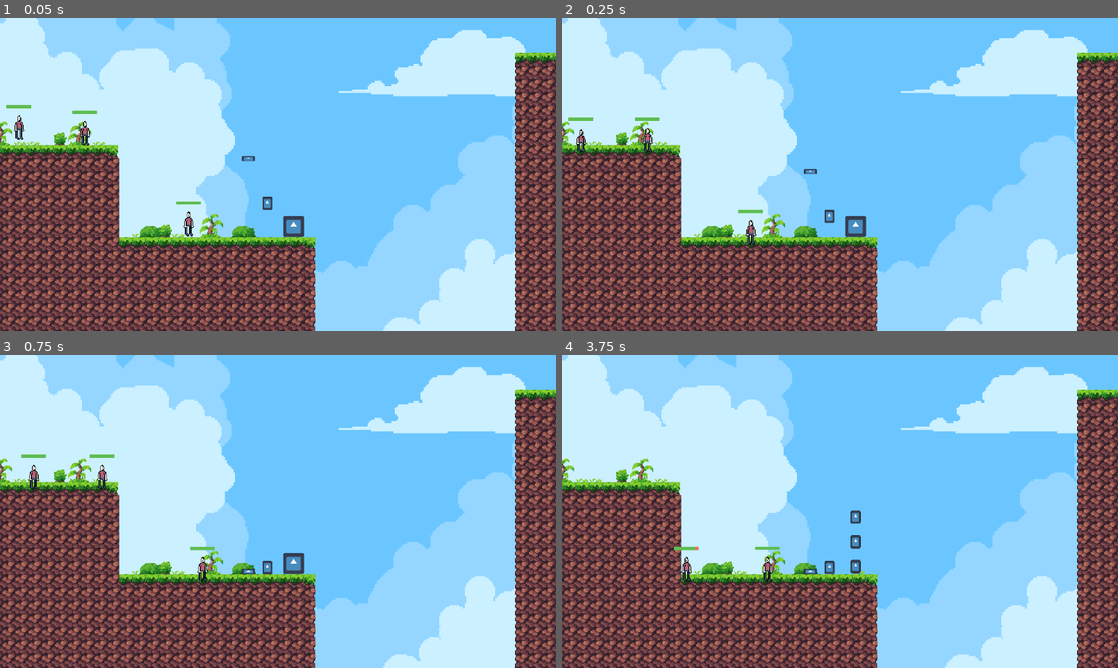
Above: before the commit, frames 1-4 (two rows, left to right).
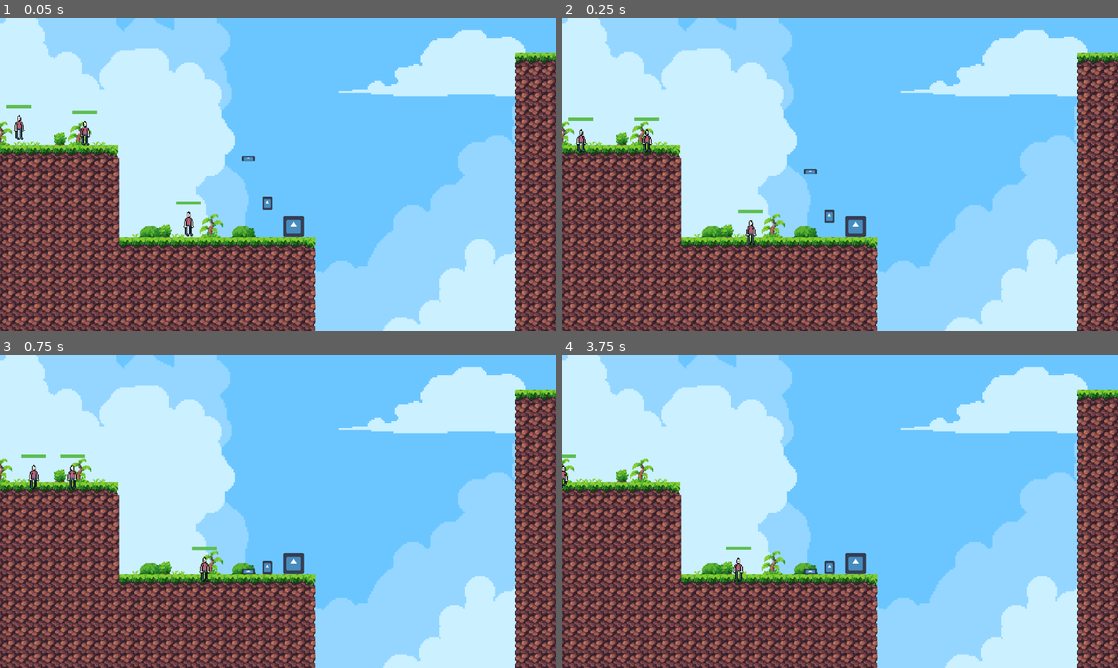
Above: after the commit, the same moments.

Repository: MichaelRRyan/ggj2024
Game: Godot game, scene res://gameplay/gameplay.tscn
Two runs of this game, one before a commit and one after it. Both use one fixed random seed, a clock stepped at 60 frames per second and the inputs below. The engine's default icon, where the game draws it, is replaced by a stand-in: a white triangle on a blue panel in a dark square.
Inputs (mouse positions are in pixels of both pictures, inside the frame that each line leads up to):
- Up to frame 1 (0.05 s): no input
- Up to frame 2 (0.25 s): no input
- Up to frame 3 (0.75 s): move the mouse to (250, 552) at 0.52 s; press the mouse at (250, 552) at 0.53 s
- Up to frame 4 (3.75 s): move the mouse to (684, 473) at 1.27 s; release the mouse at (684, 473) at 1.28 s; click (684, 473) at 1.35 s; move the mouse to (645, 473) at 2.02 s; press the mouse at (645, 473) at 2.03 s; move the mouse to (767, 567) at 2.77 s; release the mouse at (767, 567) at 2.78 s; click (767, 567) at 2.85 s; move the mouse to (828, 567) at 3.52 s; press the mouse at (828, 567) at 3.53 s

Frame 1 is identical in both runs. In frame 2, less than 0.1% of the frame differs, in the area x 13-18%, y 31-43%; in frame 3, 0.4%; in frame 4, 0.9%, in the area x 0-55%, y 31-73%.

Commit message:
Made tree targetting depend on a bool
exported has_axe bool will decide if tree is targeted

Diff:
--- a/Characters/basic-minion.gd
+++ b/Characters/basic-minion.gd
@@ -10,12 +10,12 @@
 @export var max_health : float = 10
 @export var _fall_dmg_thershold : float = 200.0
 @export var _fall_dmg_ratio : float = 0.01
+@export var has_axe : bool
 var _prev_velocity := Vector2.ZERO
 var _prev_is_on_floor = false
 var target
 var is_interacting : bool = false
 var has_task : bool = false
-var has_axe : bool = false
 var is_moving : bool = true
 var has_target : bool
 var target_x : float = 0.0
@@ -76,12 +76,13 @@
 
 func _on_view_body_entered(body):
 	if not is_interacting:
-		if body.is_in_group("tree"):
-			target = body
-			has_target = true
-			has_task = true
-			target_x = target.get_global_position().x
-			print(target_x)
+		if has_axe:
+			if body.is_in_group("tree"):
+				target = body
+				has_target = true
+				has_task = true
+				target_x = target.get_global_position().x
+				print(target_x)
 
 
 func _on_timer_idle_timeout():
--- a/features/entity/minion.tscn
+++ b/features/entity/minion.tscn
@@ -342,6 +342,7 @@
 max_health = 10.0
 _fall_dmg_thershold = 200.0
 _fall_dmg_ratio = 0.01
+has_axe = false
 
 [node name="Sprite2D" parent="." index="0"]
 texture = ExtResource("4_ol4be")
--- a/gameplay/gameplay.tscn
+++ b/gameplay/gameplay.tscn
@@ -47,6 +47,7 @@
 
 [node name="Minion2" parent="." instance=ExtResource("6_jtv3i")]
 position = Vector2(-122, -135)
+has_axe = true
 
 [node name="Minion3" parent="." instance=ExtResource("6_jtv3i")]
 position = Vector2(84, -18)
